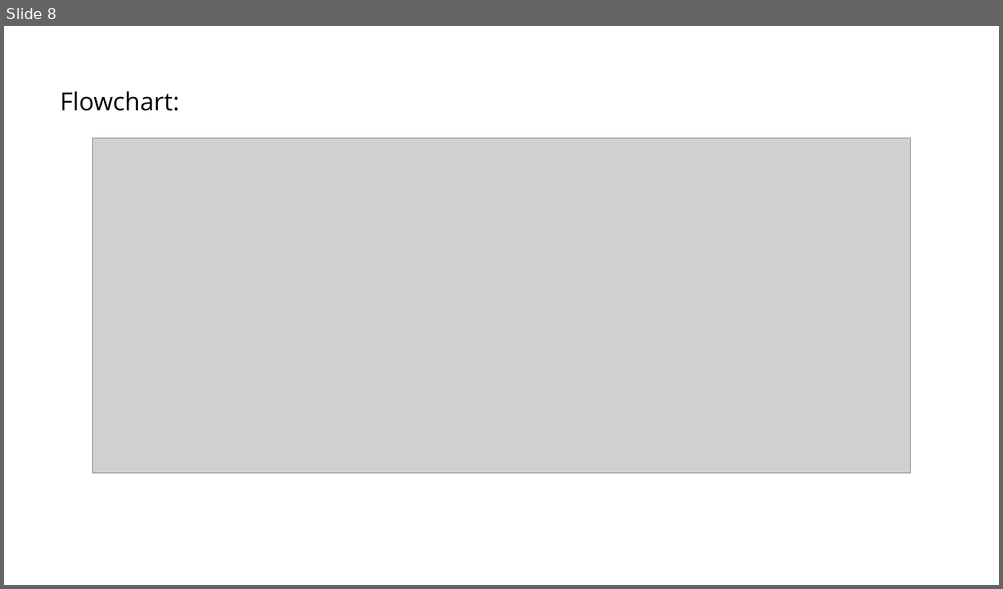
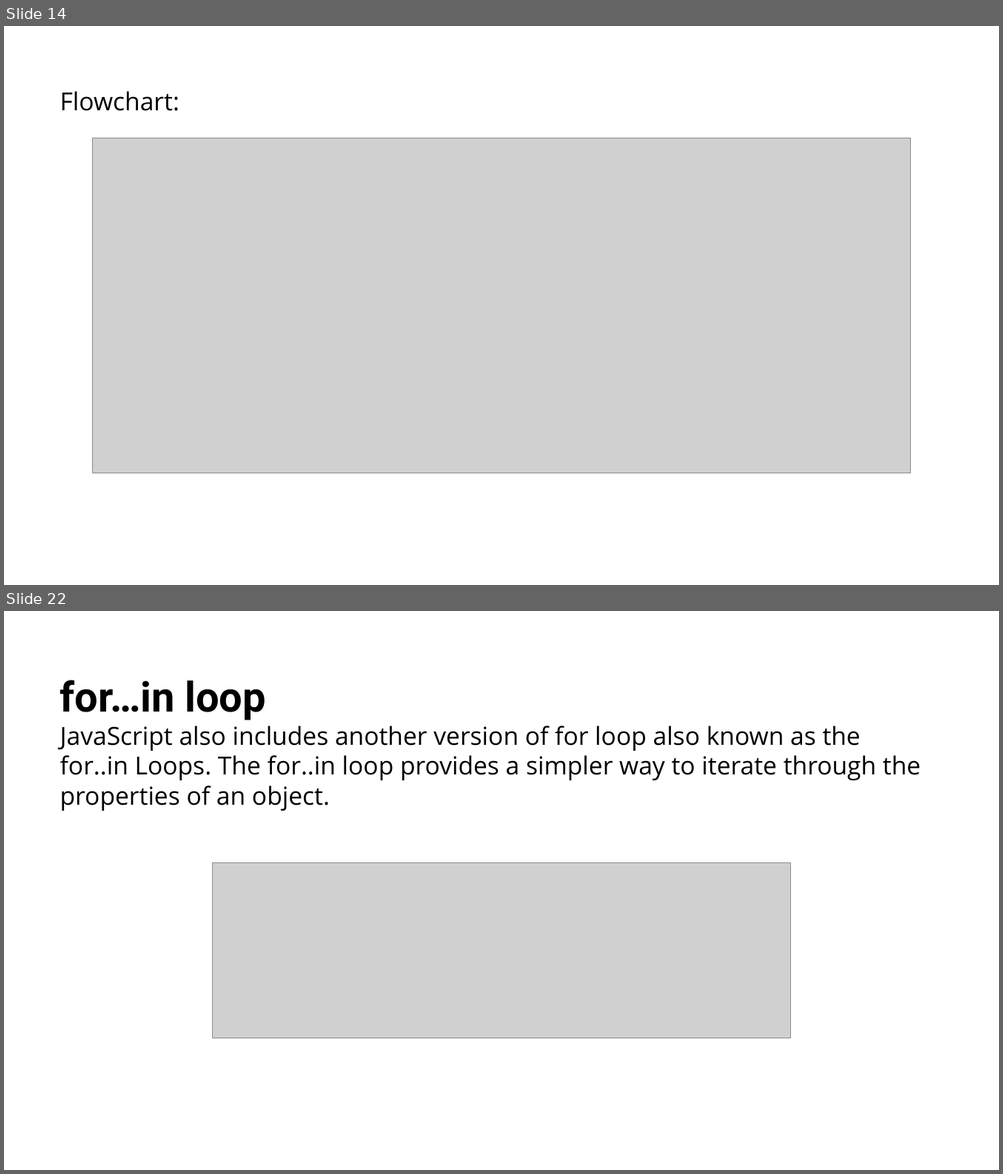
Before and after one commit to RostyslavSynenko/Lv-469.NodeJS, a slide deck: presentations/Loops. Error Handling, Strict mode.pptx. Shown one above the other, each under a label of ours: slide 8 before the commit, slides 14 and 22 after it; the slides between them are not shown. The pictures are 1003x589 and 1003x1174 pixels, drawn with LibreOffice and Linux fonts; fonts in the diff are those of the drawing; grey boxes stand for pictures; background and template pictures are left out. Boxes give left, top, right and bottom in pixels: in the first picture for what was removed or moved away, otherwise in the second. Text is boxed around its words. In the diff, an @@ line names an element or a change of style, - is before the commit and + after.

Commit message:
add presentation Loops. Error Handling, Strict mode

```diff
--- a/presentations/Loops. Error Handling, Strict mode.pptx
+++ b/presentations/Loops. Error Handling, Strict mode.pptx
@@ slide 22 added at [4, 611, 999, 1170], background #FFFFFF @@
@@ title added at [60, 680, 920, 811], 24 pt, text #000000 @@
+for…in loop
+JavaScript also includes another version of for loop also known as the for..in Loops. The for..in loop provides a simpler way to iterate through the properties of an object.
@@ picture added at [212, 863, 791, 1039] @@
@@ what was slide 8 is now slide 14 @@
```
Also in this commit, not shown: 5 slides changed, 34 other slides added.
